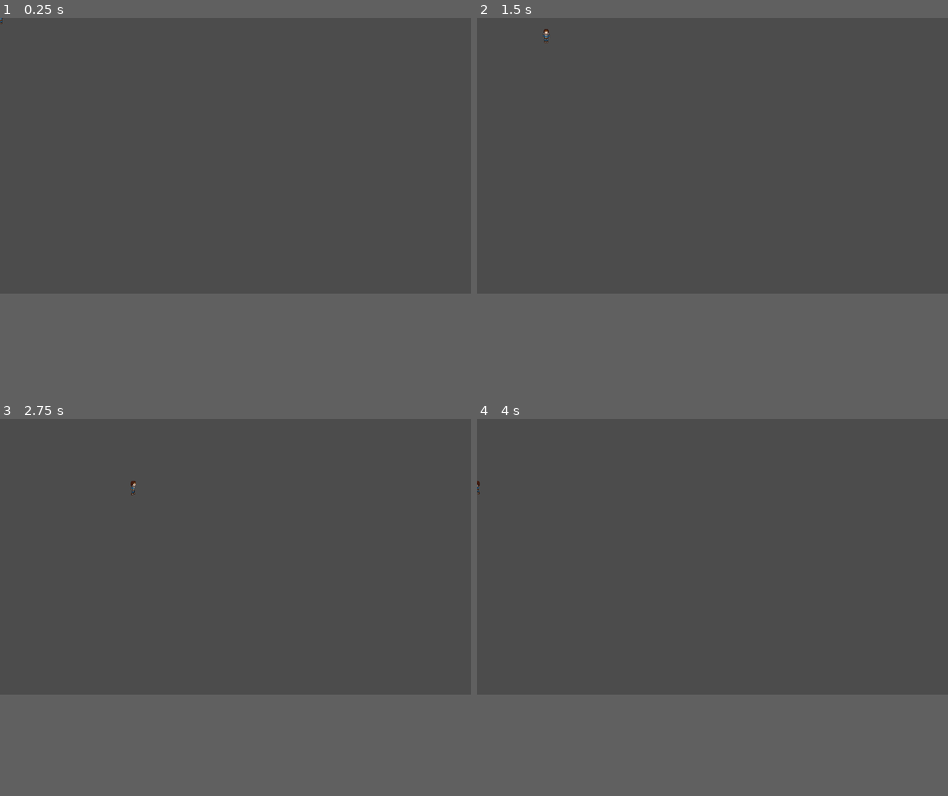
Above: before the commit, frames 1-4 (two rows, left to right).
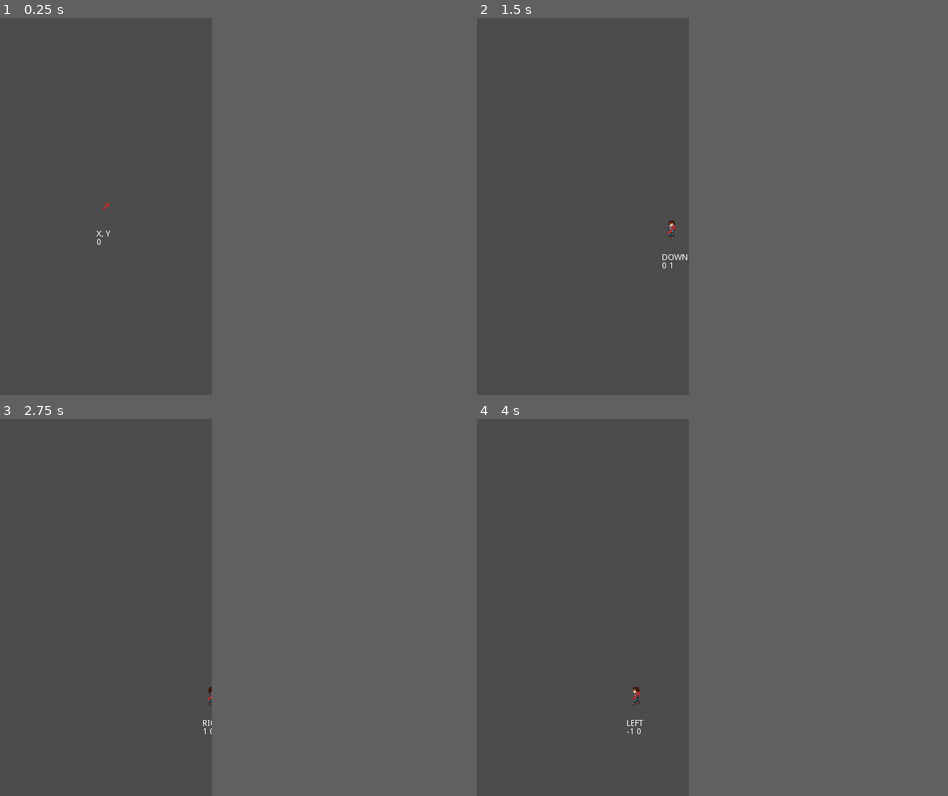
Above: after the commit, the same moments.

Repository: raulsanctes/godot_aprendo
Game: Godot game, scene res://Escenas/Player.tscn
The game is run twice, just before and just after one commit, with the same random seed, the same clock (stepped at 60 frames per second) and the same inputs. The project has no main scene, so this scene is started directly.
Inputs:
- Up to frame 1 (0.25 s): no input
- Up to frame 2 (1.5 s): tap Enter at 0.5 s; hold Right (ui_right) 0.53-1.28 s; hold Down (ui_down) from 1.28 s (still down)
- Up to frame 3 (2.75 s): release Down (ui_down) at 2.03 s; hold Right (ui_right) from 2.03 s (still down)
- Up to frame 4 (4 s): release Right (ui_right) at 2.78 s; hold S (Speed_up) 2.78-3.53 s; tap Space at 3.5 s; hold Left (ui_left) from 3.53 s (still down)
In our replay, the window is 800x468 before the commit and 360x640 after it. These sizes can differ from the game's own. Grey fills any space a smaller window leaves; there, only what the larger window draws over its background counts as a difference.

The runs differ from the first frame. In frame 1, less than 0.1% of the frame differs, in the area x 0-24%, y 0-61%; in frame 2, 0.2%, in the area x 14-45%, y 2-67%; in frame 3, less than 0.1%; in frame 4, 0.1%.

Commit message:
agregado flechas y datos de dirección del personaje en pantalla

Diff:
--- a/Boton_instanciado/Escenas/Player.gd
+++ b/Boton_instanciado/Escenas/Player.gd
@@ -4,47 +4,83 @@
 # En esta zona podemos declarar variables y constantes globales
 export var speed = 200
 var screen_size
+
+const upLeft = Vector2(-1,-1)
+const upRight = Vector2(1,-1)
+const downLeft = Vector2(-1,1)
+const downRight = Vector2(1,1)
+
 # Llamamos a la función _ready(), dentro de ella lo que hacemos es decir que todo
 # lo que contenga se ejecutará una vez.
 func _ready():
 # Aquí en la variable screen_size cargamos la función get_viewport_rect() con la propiedad size para que nos devuelva
 # el tamaño en X e Y de nuestra pantalla de juego.
+	$Img.frame = 1
 	screen_size = get_viewport_rect().size
+	position.x = screen_size.x/2
+	position.y = screen_size.y/2
 # Aquí con _process(), declaramos que todo lo que está dentro se ejecutará ciclicamente a la vez que con el booleano delta
 # le decimos a la función que lo haga a la velocidad de renderizado del último frame, de esta manera mantenemos una
 # velocidad constante de jugabilidad.
 
 func _process(delta):
+
 	move(delta)
 
 func move(delta):
 	#	Vector2() con esta clase construimos dentro de la variable velocity un vector x.y
-	var velocity = Vector2()
+	var velocity = Vector2(0,0)
 
 	if Input.is_action_pressed("ui_right"):
 		velocity.x += 1
 		$Img.animation = "Right"
 		$Img.flip_h = false
+		$lab_velo.text = "RIGHT"
+		$lab_velo/lab_velocidad.text = str(velocity.x," ", velocity.y)
 	if Input.is_action_pressed("ui_left"):
 		velocity.x -= 1
 		$Img.animation = "Right"
 		$Img.flip_h = true
+		$lab_velo.text = "LEFT"
+		$lab_velo/lab_velocidad.text = str(velocity.x," ", velocity.y)
 	if Input.is_action_pressed("ui_down"):
 		velocity.y += 1
 		$Img.animation = "Down"
+		$lab_velo.text = "DOWN"
+		$lab_velo/lab_velocidad.text = str(velocity.x," ", velocity.y)
 	if Input.is_action_pressed("ui_up"):
 		velocity.y -= 1
 		$Img.animation = "Up"
-	if Input.is_action_pressed("Speed_up"):
-		speed +=100
+		$lab_velo.text = "UP"
+		$lab_velo/lab_velocidad.text = str(velocity.x," ", velocity.y)
+	if velocity == downRight:
+		$lab_velo.text = "DOWN RIGHT"
+		$lab_velo/lab_velocidad.text = str(velocity.x," ", velocity.y)
+	if velocity == downLeft:
+		$lab_velo.text = "DOWN LEFT"
+		$lab_velo/lab_velocidad.text = str(velocity.x," ", velocity.y)
+	if velocity == upLeft:
+		$AnimationArrows.animation = "UpLeft"
+		$AnimationArrows.offset.x = -36
+		$AnimationArrows.offset.y = -36
+		$lab_velo.text = "UP LEFT"
+		$lab_velo/lab_velocidad.text = str(velocity.x," ", velocity.y)
+	if velocity == upRight:
+		$lab_velo.text = "UP RIGHT"
+		$AnimationArrows.offset.x = 36
+		$AnimationArrows.offset.y = -36
+		$AnimationArrows.animation = "UpRight"
+		$lab_velo/lab_velocidad.text = str(velocity.x," ", velocity.y)
+
 	if velocity.length() > 0:
+		$Img.play()
+		$AnimationArrows.play()
 #		Normalizamos velocity para que el valor sea entero y multiplicamos por speed para que sea la velocidad constante.
 		velocity = velocity.normalized() * speed
-#		Cargamos a position el resultado de velocity * delta, el cual nos sirve para que la velocidad sea constante en cualquier
-#		velocidad de fotogramas.
+#		Cargamos a position el resultado de velocity * delta, el cual nos sirve para que la velocidad sea constante en cualquier velocidad de fotogramas.
 		position += velocity * delta
-#		Con clamp hacemos que el player no pueda superar los límites en sus ejes x o y, sea por debajo de 0 o por encima de
-#		screen_zise en sus respectivos ejes x.y, si no supera esos límites entonces el valor de positión.x o .y será el actual
-#		del player
+#		Con clamp hacemos que el player no pueda superar los límites en sus ejes x o y, sea por debajo de 0 o por encima de screen_zise en sus respectivos ejes x.y, si no supera esos límites entonces el valor de positión.x o .y será el actual del player
 		position.x = clamp(position.x, 0, screen_size.x)
 		position.y = clamp(position.y, 0, screen_size.y)
+	else:
+		$Img.stop()
--- a/Boton_instanciado/Escenas/Player.tscn
+++ b/Boton_instanciado/Escenas/Player.tscn
@@ -13,17 +13,25 @@
 [ext_resource path="res://Sprites/Right (1).png" type="Texture" id=11]
 [ext_resource path="res://Sprites/Down (2).png" type="Texture" id=12]
 [ext_resource path="res://Sprites/Down (3).png" type="Texture" id=13]
+[ext_resource path="res://Flechas/UpLeft3.png" type="Texture" id=14]
+[ext_resource path="res://Flechas/UpLeft1.png" type="Texture" id=15]
+[ext_resource path="res://Flechas/UpLeft4.png" type="Texture" id=16]
+[ext_resource path="res://Flechas/UpLeft2.png" type="Texture" id=17]
+[ext_resource path="res://Flechas/UpRight3.png" type="Texture" id=18]
+[ext_resource path="res://Flechas/UpRight1.png" type="Texture" id=19]
+[ext_resource path="res://Flechas/UpRight2.png" type="Texture" id=20]
+[ext_resource path="res://Flechas/UpRight4.png" type="Texture" id=21]
 
 [sub_resource type="SpriteFrames" id=1]
 animations = [ {
+"frames": [ ExtResource( 8 ), ExtResource( 12 ), ExtResource( 13 ), ExtResource( 10 ) ],
+"loop": true,
+"name": "Down",
+"speed": 5.0
+}, {
 "frames": [ ExtResource( 3 ), ExtResource( 4 ), ExtResource( 5 ), ExtResource( 1 ) ],
 "loop": true,
 "name": "Up",
-"speed": 5.0
-}, {
-"frames": [ ExtResource( 8 ), ExtResource( 12 ), ExtResource( 13 ), ExtResource( 10 ) ],
-"loop": true,
-"name": "Down",
 "speed": 5.0
 }, {
 "frames": [ ExtResource( 11 ), ExtResource( 7 ), ExtResource( 9 ), ExtResource( 6 ) ],
@@ -32,14 +40,41 @@
 "speed": 5.0
 } ]
 
+[sub_resource type="SpriteFrames" id=2]
+animations = [ {
+"frames": [ ExtResource( 15 ), ExtResource( 17 ), ExtResource( 14 ), ExtResource( 16 ) ],
+"loop": true,
+"name": "UpLeft",
+"speed": 4.0
+}, {
+"frames": [ ExtResource( 19 ), ExtResource( 20 ), ExtResource( 18 ), ExtResource( 21 ) ],
+"loop": true,
+"name": "UpRight",
+"speed": 4.0
+} ]
+
 [node name="Player" type="Node2D"]
 script = ExtResource( 2 )
+__meta__ = {
+"_edit_horizontal_guides_": [ -24.0 ],
+"_edit_vertical_guides_": [ 24.0 ]
+}
 
-[node name="lab_velocidad" type="Label" parent="."]
-margin_left = 40.0
-margin_top = 24.0
-margin_right = 80.0
-margin_bottom = 38.0
+[node name="lab_velo" type="Label" parent="."]
+margin_left = -16.0
+margin_top = 40.0
+margin_right = 24.0
+margin_bottom = 54.0
+text = "X, Y"
+__meta__ = {
+"_edit_use_anchors_": false
+}
+
+[node name="lab_velocidad" type="Label" parent="lab_velo"]
+margin_top = 14.2832
+margin_right = 41.0
+margin_bottom = 28.2832
+text = "0"
 __meta__ = {
 "_edit_use_anchors_": false
 }
@@ -64,5 +99,12 @@
 
 [node name="Img" type="AnimatedSprite" parent="."]
 frames = SubResource( 1 )
-animation = "Down"
+frame = 3
 playing = true
+
+[node name="AnimationArrows" type="AnimatedSprite" parent="."]
+scale = Vector2( 0.5, 0.5 )
+frames = SubResource( 2 )
+animation = "UpRight"
+frame = 2
+playing = true
--- a/Boton_instanciado/project.godot
+++ b/Boton_instanciado/project.godot
@@ -17,6 +17,11 @@
 
 config/name="Player_ejemplo_basico"
 config/icon="res://Sprites/icon.png"
+
+[display]
+
+window/size/width=360
+window/size/height=640
 
 [input]
 
Not shown: 1 places in Boton_instanciado/Escenas/Player.tscn that only renumber resources
Binary file added: Boton_instanciado/Flechas/UpLeft1.png
Not shown, added: Boton_instanciado/Flechas/UpLeft1.png.import
Binary file added: Boton_instanciado/Flechas/UpLeft2.png
Not shown, added: Boton_instanciado/Flechas/UpLeft2.png.import
Binary file added: Boton_instanciado/Flechas/UpLeft3.png
Not shown, added: Boton_instanciado/Flechas/UpLeft3.png.import
Binary file added: Boton_instanciado/Flechas/UpLeft4.png
Not shown, added: Boton_instanciado/Flechas/UpLeft4.png.import
Binary file added: Boton_instanciado/Flechas/UpRight1.png
Not shown, added: Boton_instanciado/Flechas/UpRight1.png.import
Binary file added: Boton_instanciado/Flechas/UpRight2.png
(and 5 more such lines)
